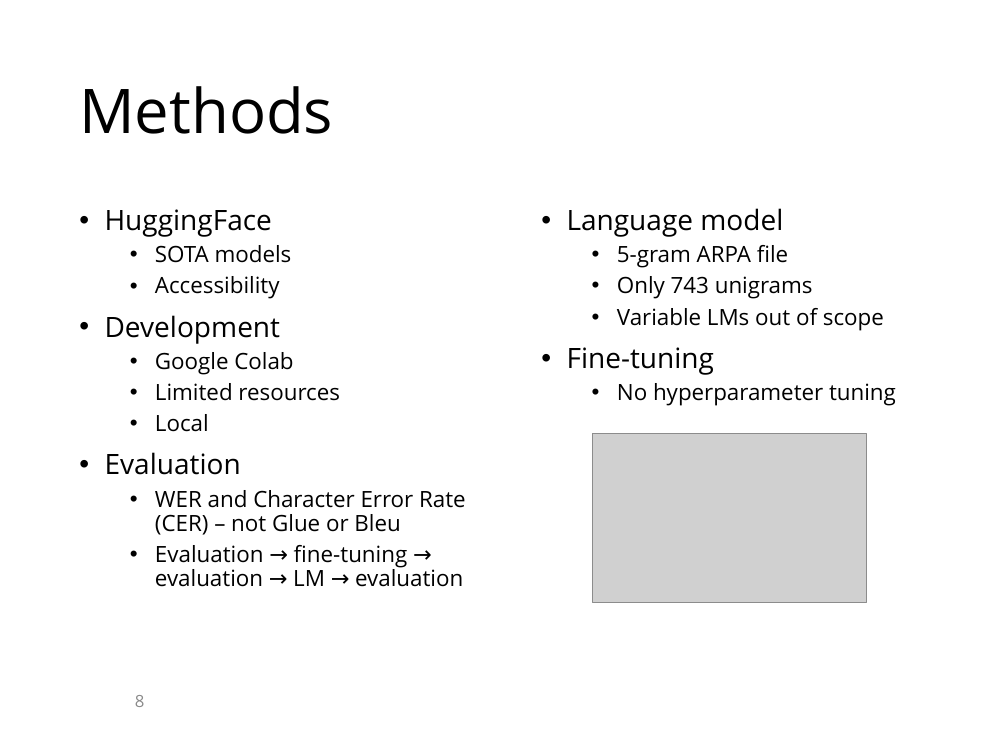
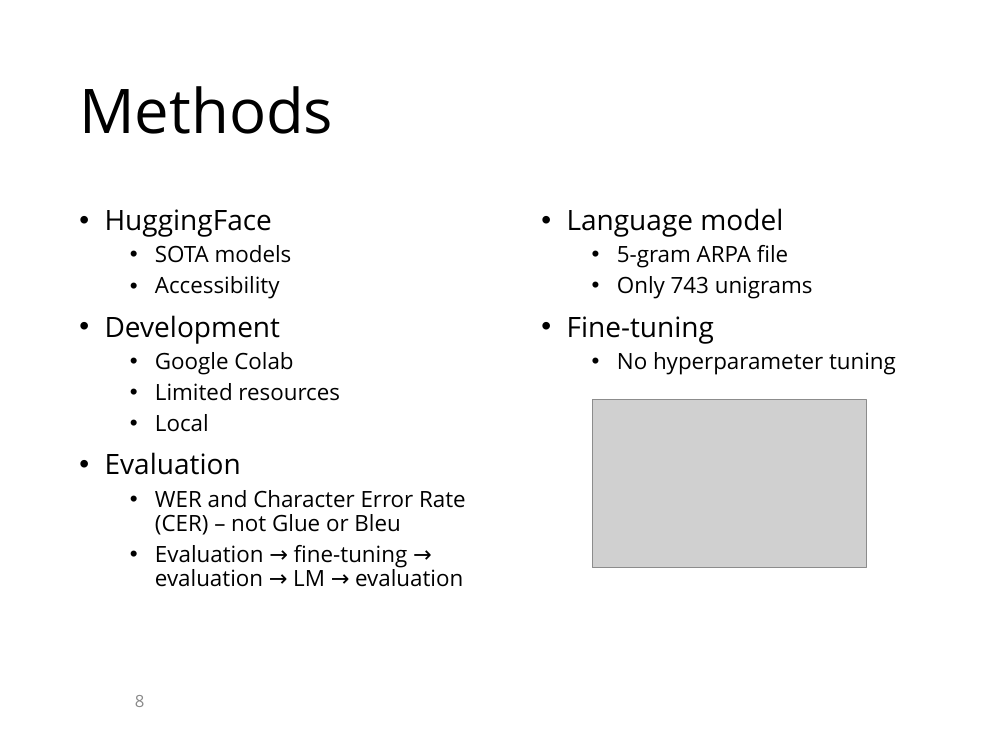
Before and after one commit to KaranChand/ATC, a slide deck: slide 8 of Thesis presentation ATC.pptx. Drawn at 1008x756 pixels with LibreOffice and Linux fonts; fonts in the diff are those of the drawing; grey boxes stand for pictures; background and template pictures are left out. Boxes give left, top, right and bottom in pixels: in the first picture for what was removed or moved away, otherwise in the second. Text is boxed around its words. In the diff, an @@ line names an element or a change of style, - is before the commit and + after.

```diff
--- a/Thesis presentation ATC.pptx
+++ b/Thesis presentation ATC.pptx
@@ text at <box>617,308,884,330</box>: paragraph removed @@
-  • Variable LMs out of scope
@@ picture: place and size @@
-picture at <box>593,433,867,602</box>
+picture at <box>593,399,867,568</box>
```
Also in this commit, not shown: 3 other slides changed.
